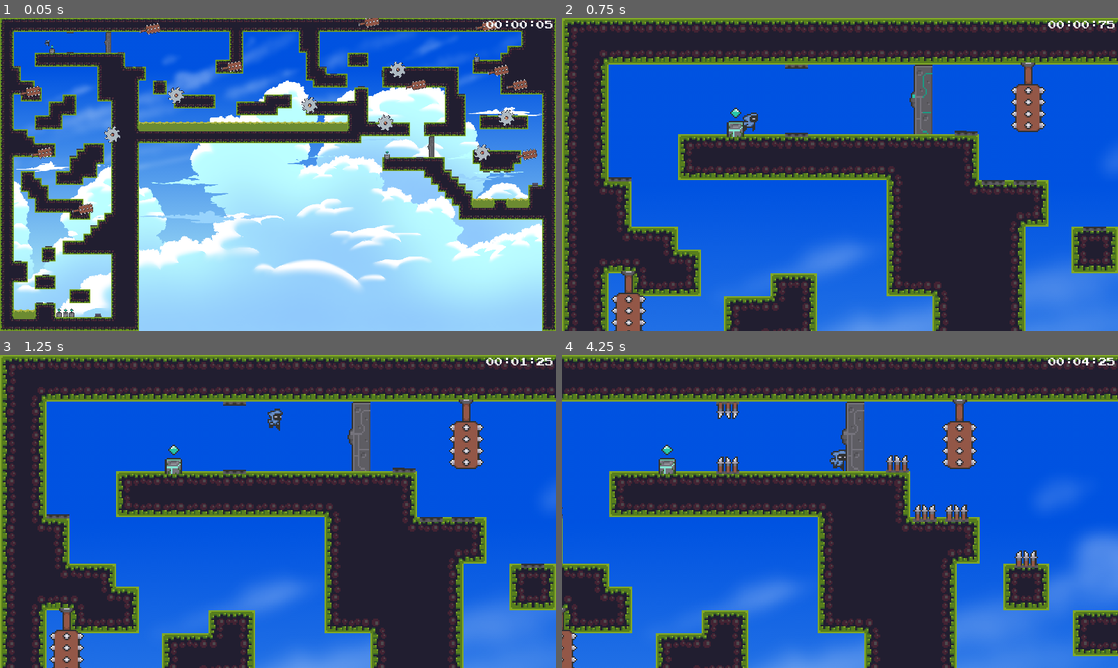
Above: before the commit, frames 1-4 (two rows, left to right).
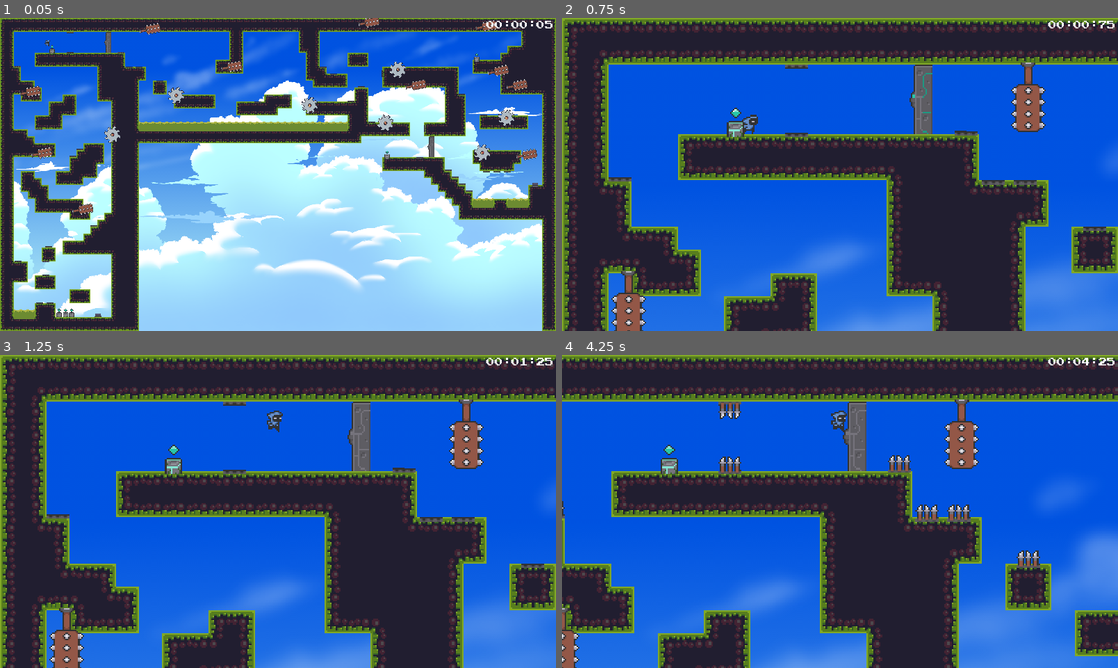
Above: after the commit, the same moments.

Repository: hasshe94/GodotPlatformer
Game: Godot game, scene res://Scenes/World.tscn
The game is run twice, just before and just after one commit, with the same random seed, the same clock (stepped at 60 frames per second) and the same inputs. The project has no main scene, so this scene is started directly.
Inputs:
- Up to frame 1 (0.05 s): no input
- Up to frame 2 (0.75 s): hold D (right) from 0.53 s (still down); tap Z (zoom) at 0.6 s
- Up to frame 3 (1.25 s): keep holding D (right); tap Space (Jump) at 0.77 s
- Up to frame 4 (4.25 s): tap Z (zoom) every 0.75 s from 1.35 to 3.6 s; tap Space (Jump) at 1.52, 3.02, 3.77 s; release D (right) at 2.03 s; hold A (left) 2.03-2.78 s; hold D (right) from 2.78 s (still down)

Frame 1 is identical in both runs. In frame 2, 0.1% of the frame differs, in the area x 30-36%, y 29-38%; in frame 3, 0.1%; in frame 4, 14%, in the area x 0-100%, y 0-100%.

Commit message:
ye
yr

Diff:
--- a/Scenes/Player.tscn
+++ b/Scenes/Player.tscn
@@ -140,6 +140,9 @@
 radius = 4.0
 height = 6.0
 
+[sub_resource type="RectangleShape2D" id=11]
+extents = Vector2( 4, 6.5 )
+
 [node name="Player" type="KinematicBody2D" groups=["Player"]]
 script = ExtResource( 2 )
 
@@ -148,10 +151,6 @@
 hframes = 8
 vframes = 15
 frame = 41
-
-[node name="CollisionPolygon2D" type="CollisionPolygon2D" parent="."]
-build_mode = 1
-polygon = PoolVector2Array( -4, 8, 1, 8, 3, 2, 3, -3, 3, -6, -1, -6, -4, -3, -4, 2, -4, 4, -4, 4, -4, 5 )
 
 [node name="AnimationPlayer" type="AnimationPlayer" parent="."]
 anims/Attack = SubResource( 3 )
@@ -168,5 +167,9 @@
 [node name="CollisionShape2D" type="CollisionShape2D" parent="DeathZone"]
 shape = SubResource( 10 )
 
+[node name="CollisionShape2D" type="CollisionShape2D" parent="."]
+position = Vector2( 0, -0.5 )
+shape = SubResource( 11 )
+
+[connection signal="area_entered" from="DeathZone" to="." method="_on_Area2D_area_entered"]
 [connection signal="area_entered" from="DeathZone" to="." method="_on_DeathZone_area_entered"]
-[connection signal="area_entered" from="DeathZone" to="." method="_on_Area2D_area_entered"]
Not shown: 1 places in Scenes/Player.tscn that only renumber resources
